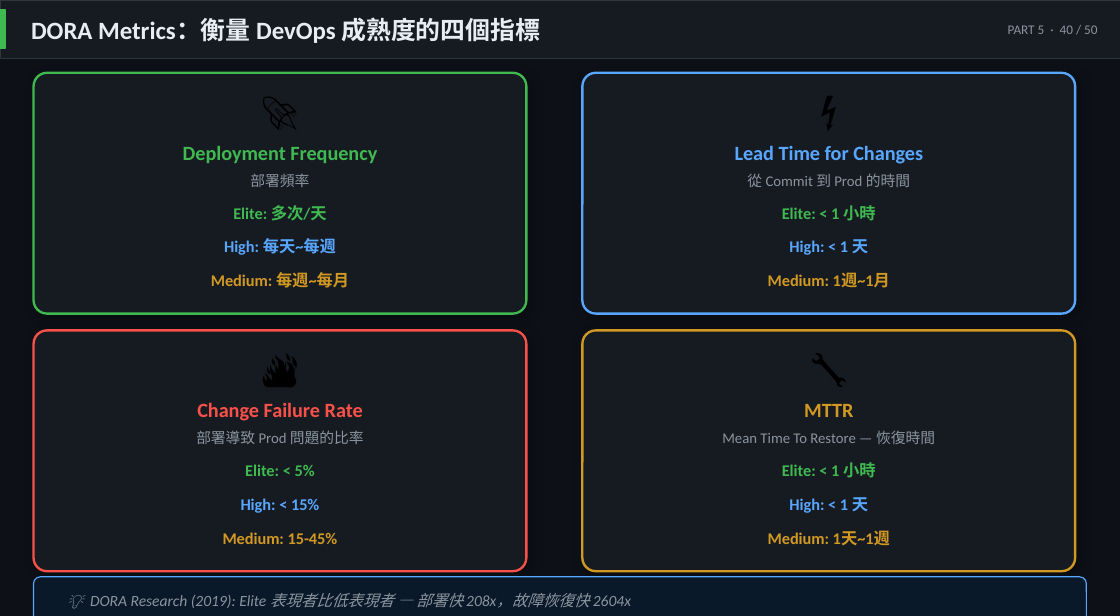
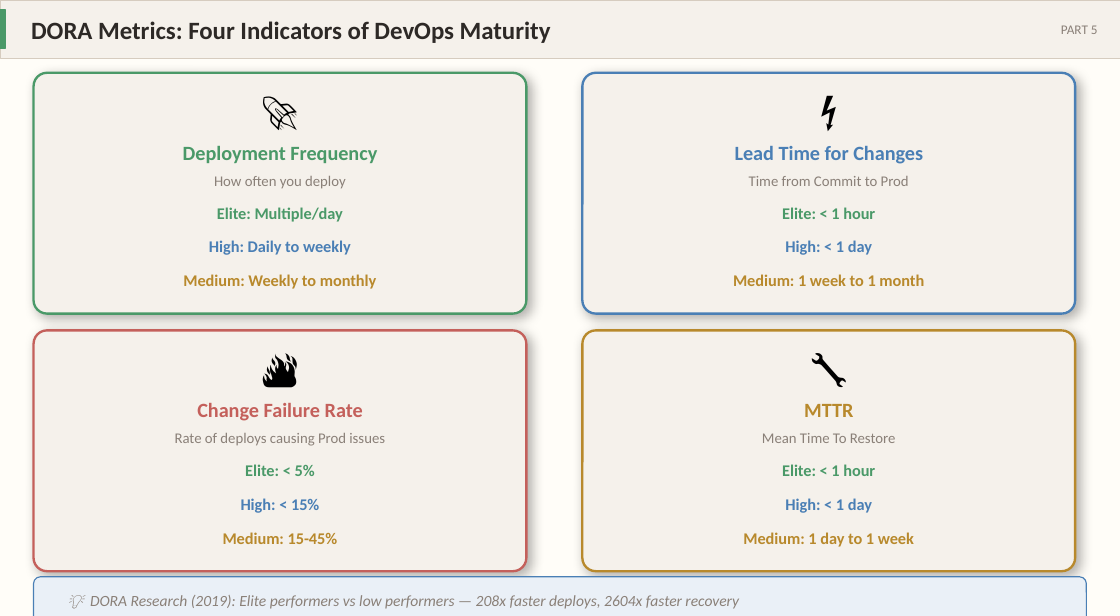
Before and after one commit to hwchiu/moslides, a slide deck: slide 40 of output/cloud_native_slides_final.pptx. Drawn at 1120x616 pixels with LibreOffice and Linux fonts; fonts in the diff are those of the drawing. Boxes give left, top, right and bottom in pixels: in the first picture for what was removed or moved away, otherwise in the second. Text is boxed around its words. In the diff, an @@ line names an element or a change of style, - is before the commit and + after.

```diff
--- a/output/cloud_native_slides_final.pptx
+++ b/output/cloud_native_slides_final.pptx
@@ background #0D1117 to #FFFDF8 @@
@@ rectangle at bbox=[0, 0, 1120, 58]: fill #161B22 to #F5F1EB; outline #30363D 0.5 pt to #D6CCBF 0.5 pt @@
@@ rectangle at bbox=[0, 10, 6, 48]: fill #3FB950 to #4A9968; outline #3FB950 1 pt to #4A9968 1 pt @@
@@ text at bbox=[31, 21, 551, 43]: text changed; text colour #E6EDF3 to #2D2926 @@
-DORA Metrics：衡量 DevOps 成熟度的四個指標
+DORA Metrics: Four Indicators of DevOps Maturity
@@ text at bbox=[1061, 25, 1098, 34]: text changed; text colour #8B949E to #8A8078 @@
-PART 5 · 40 / 50
+PART 5
@@ rounded rectangle at bbox=[34, 73, 526, 314]: fill #161B22 to #F5F1EB; outline #3FB950 1.5 pt to #4A9968 1.5 pt @@
@@ rounded rectangle at bbox=[582, 73, 1075, 314]: fill #161B22 to #F5F1EB; outline #58A6FF 1.5 pt to #4A7FB5 1.5 pt @@
@@ text "Deployment Frequency" at bbox=[183, 146, 377, 163]: text colour #3FB950 to #4A9968 @@
@@ text "Lead Time for Changes" at bbox=[735, 146, 923, 164]: text colour #58A6FF to #4A7FB5 @@
@@ text at bbox=[214, 176, 346, 189]: text changed; text colour #8B949E to #8A8078 @@
-部署頻率
+How often you deploy
@@ text at bbox=[749, 176, 909, 186]: text changed; text colour #8B949E to #8A8078 @@
-從 Commit 到 Prod 的時間
+Time from Commit to Prod
@@ text at bbox=[217, 207, 343, 222]: text changed; text colour #3FB950 to #4A9968 @@
-Elite: 多次/天
+Elite: Multiple/day
@@ text at bbox=[782, 207, 875, 219]: text changed; text colour #3FB950 to #4A9968 @@
-Elite: < 1 小時
+Elite: < 1 hour
@@ text at bbox=[209, 240, 351, 255]: text changed; text colour #58A6FF to #4A7FB5 @@
-High: 每天~每週
+High: Daily to weekly
@@ text at bbox=[785, 240, 872, 255]: text changed; text colour #58A6FF to #4A7FB5 @@
-High: < 1 天
+High: < 1 day
@@ text at bbox=[183, 274, 376, 289]: text changed; text colour #D29922 to #B8892C @@
-Medium: 每週~每月
+Medium: Weekly to monthly
@@ text at bbox=[733, 274, 924, 286]: text changed; text colour #D29922 to #B8892C @@
-Medium: 1週~1月
+Medium: 1 week to 1 month
@@ rounded rectangle at bbox=[34, 330, 526, 571]: fill #161B22 to #F5F1EB; outline #F85149 1.5 pt to #C4605B 1.5 pt @@
@@ rounded rectangle at bbox=[582, 330, 1075, 571]: fill #161B22 to #F5F1EB; outline #D29922 1.5 pt to #B8892C 1.5 pt @@
@@ text "Change Failure Rate" at bbox=[197, 403, 363, 421]: text colour #F85149 to #C4605B @@
@@ text "MTTR" at bbox=[804, 404, 853, 417]: text colour #D29922 to #B8892C @@
@@ text at bbox=[175, 433, 385, 446]: text changed; text colour #8B949E to #8A8078 @@
-部署導致 Prod 問題的比率
+Rate of deploys causing Prod issues
@@ text at bbox=[762, 433, 896, 443]: text changed; text colour #8B949E to #8A8078 @@
-Mean Time To Restore — 恢復時間
+Mean Time To Restore
@@ text "Elite: < 5%" at bbox=[245, 464, 315, 476]: text colour #3FB950 to #4A9968 @@
@@ text at bbox=[782, 464, 875, 476]: text changed; text colour #3FB950 to #4A9968 @@
-Elite: < 1 小時
+Elite: < 1 hour
@@ text "High: < 15%" at bbox=[241, 498, 319, 513]: text colour #58A6FF to #4A7FB5 @@
@@ text at bbox=[785, 498, 872, 513]: text changed; text colour #58A6FF to #4A7FB5 @@
-High: < 1 天
+High: < 1 day
@@ text "Medium: 15-45%" at bbox=[223, 532, 338, 544]: text colour #D29922 to #B8892C @@
@@ text at bbox=[743, 532, 914, 547]: text changed; text colour #D29922 to #B8892C @@
-Medium: 1天~1週
+Medium: 1 day to 1 week
@@ rounded rectangle at bbox=[34, 577, 1086, 616]: fill #0A1929 to #EAF0F7; outline #58A6FF 0.75 pt to #4A7FB5 0.75 pt @@
@@ text at bbox=[90, 595, 739, 609]: text changed; text colour #8B949E to #8A8078 @@
-💡 DORA Research (2019): Elite 表現者比低表現者 — 部署快 208x，故障恢復快 2604x
+💡 DORA Research (2019): Elite performers vs low performers — 208x faster deploys, 2604x faster recovery
```
Also in this commit, not shown: 94 other slides changed, 15 slides added, 15 slides removed, 25 other files.
